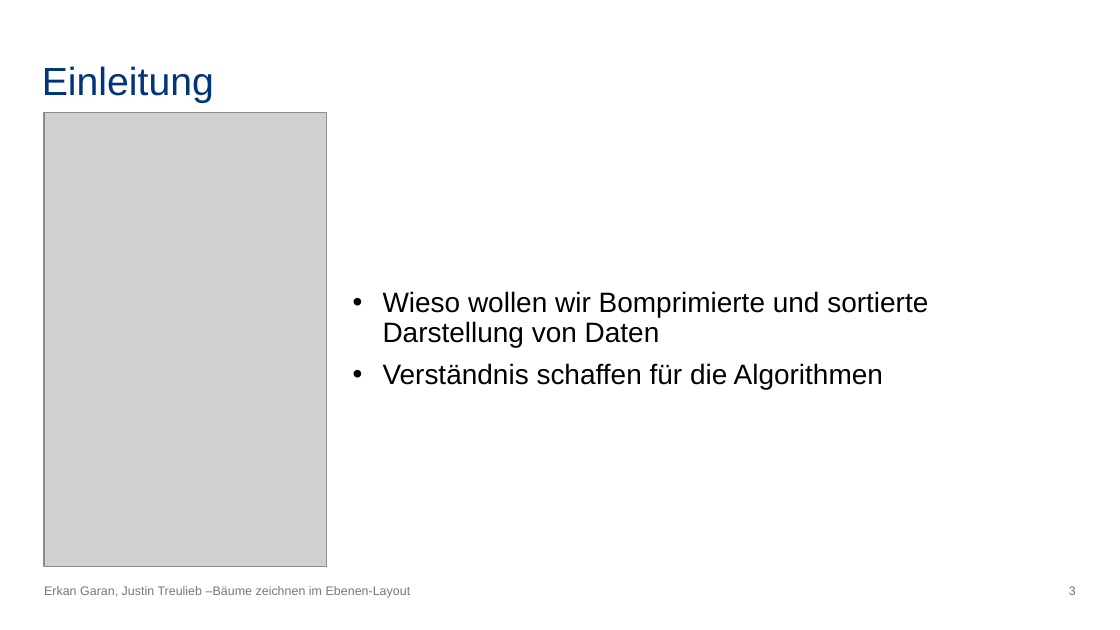
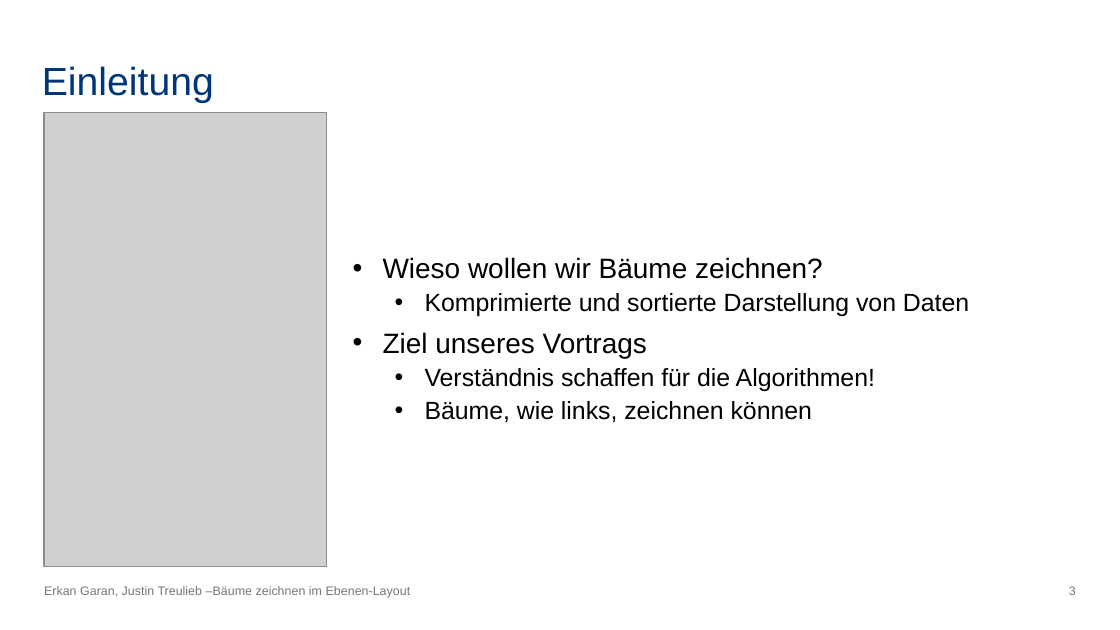
Before and after one commit to erkangrn/Praxsiprojekt, a slide deck: slide 3 of Powerpoint/Bäume zeichnen im Ebenen-Layout.pptx. Drawn at 1120x630 pixels with LibreOffice and Linux fonts; fonts in the diff are those of the drawing; grey boxes stand for pictures. Boxes give left, top, right and bottom in pixels: in the first picture for what was removed or moved away, otherwise in the second. Text is boxed around its words. In the diff, an @@ line names an element or a change of style, - is before the commit and + after.

Commit message:
PP

```diff
--- a/Powerpoint/Bäume zeichnen im Ebenen-Layout.pptx
+++ b/Powerpoint/Bäume zeichnen im Ebenen-Layout.pptx
@@ text at (383, 257, 969, 423): text changed; size 18 to 16 pt @@
-• Wieso wollen wir Bomprimierte und sortierte Darstellung von Daten
-• Verständnis schaffen für die Algorithmen
+• Wieso wollen wir Bäume zeichnen?
+  • Komprimierte und sortierte Darstellung von Daten
+• Ziel unseres Vortrags
+  • Verständnis schaffen für die Algorithmen!
+  • Bäume, wie links, zeichnen können
```
